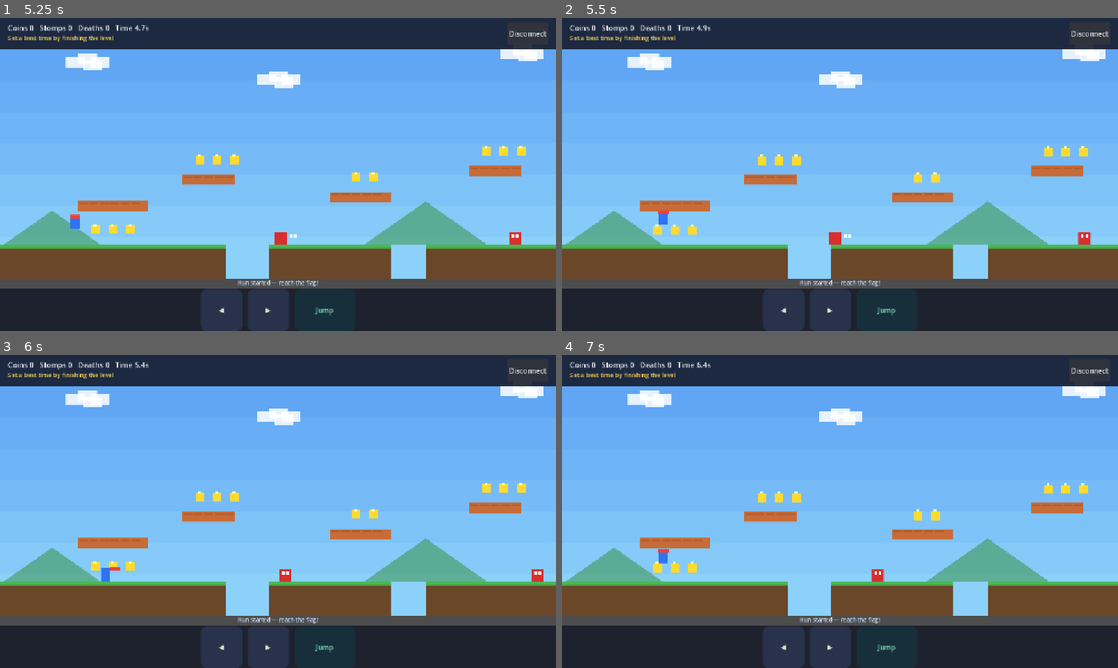
Above: before the commit, frames 1-4 (two rows, left to right).
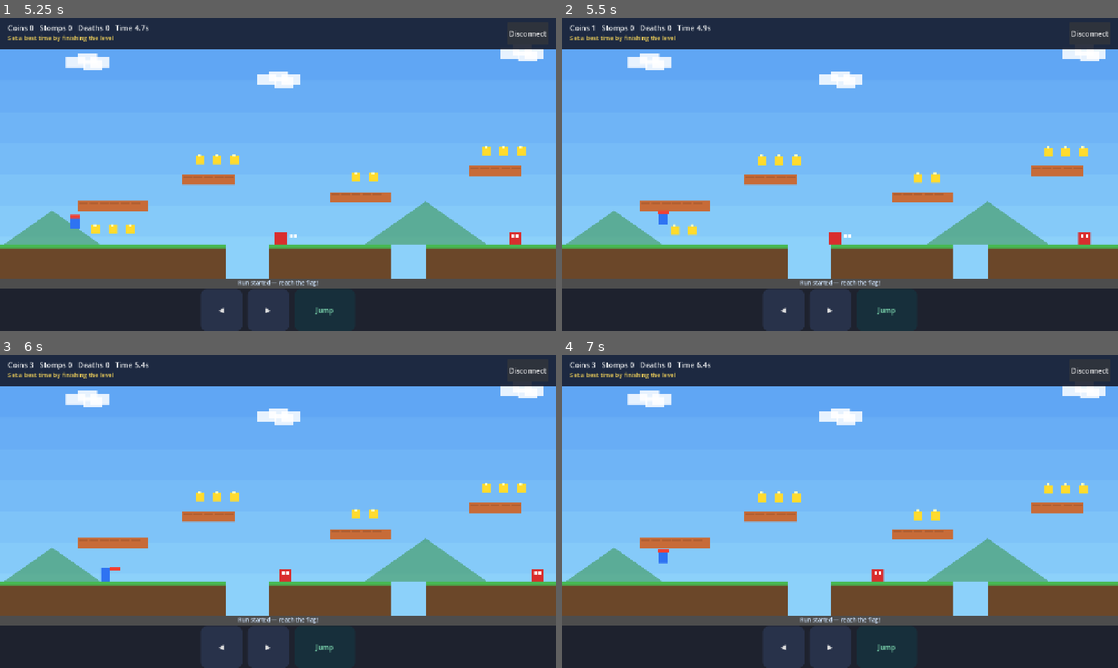
Above: after the commit, the same moments.

Repository: ifeelsam/godot-examples
Game: Godot game, scene res://main.tscn
The game is run twice, just before and just after one commit, with the same random seed, the same clock (stepped at 60 frames per second) and the same inputs.
Inputs:
- Up to frame 1 (5.25 s): click "Play without wallet" at 0.5 s; click "◀" at 1.25 s; click "▶" at 2 s; click "Jump" at 2.75 s; click "Disconnect" at 3.5 s; hold D (move_right) from 4.28 s (still down); tap Space (jump) at 4.52 s
- Up to frame 2 (5.5 s): keep holding D (move_right); tap Space (jump) at 5.27 s
- Up to frame 3 (6 s): release D (move_right) at 5.78 s; hold A (move_left) from 5.78 s (still down)
- Up to frame 4 (7 s): release A (move_left) at 6.53 s; hold D (move_right) from 6.53 s (still down); tap Space (jump) at 6.77 s

Frame 1 is identical in both runs. In frame 2, less than 0.1% of the frame differs, in the area x 5-18%, y 2-70%; in frame 3, 0.1%; in frame 4, 0.2%, in the area x 5-25%, y 2-70%.

Commit message:
fix: set coin area collision mask to player layer

Diff:
--- a/seeker-dash/game/platform_world.gd
+++ b/seeker-dash/game/platform_world.gd
@@ -220,10 +220,13 @@
 		coin.position = point
 		coin.set_script(COIN_SCENE)
 		coin.add_to_group("coin")
+		coin.collision_layer = 0
+		coin.collision_mask = 2
+		coin.monitoring = true
 
 		var shape := CollisionShape2D.new()
 		var circle := CircleShape2D.new()
-		circle.radius = 12.0
+		circle.radius = 16.0
 		shape.shape = circle
 		coin.add_child(shape)
 
